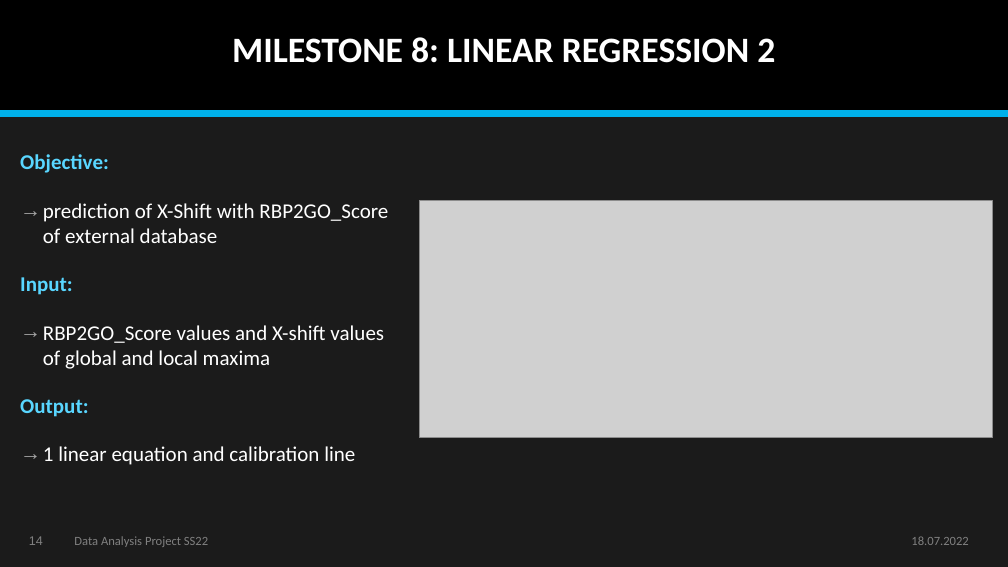
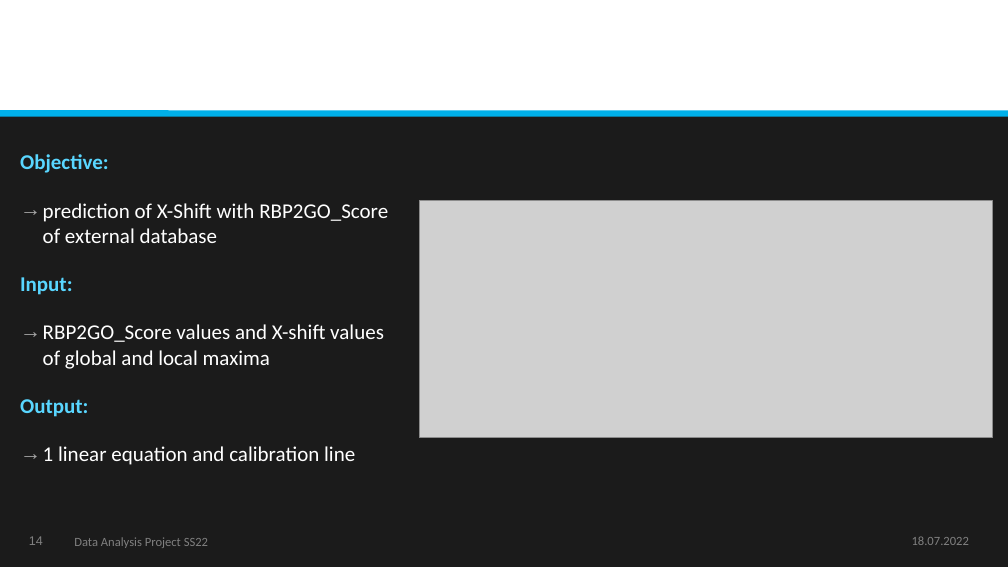
Before and after one commit to datascience-mobi-2022/2022-topic-03-team-04, a slide deck: slide 14 of final/Data Analysis Project SS22_Final Presentation_Topic 3_Team 4.pptx. Drawn at 1008x567 pixels with LibreOffice and Linux fonts; fonts in the diff are those of the drawing; grey boxes stand for pictures. Boxes give left, top, right and bottom in pixels: in the first picture for what was removed or moved away, otherwise in the second. Text is boxed around its words. In the diff, an @@ line names an element or a change of style, - is before the commit and + after.

```diff
--- a/final/Data Analysis Project SS22_Final Presentation_Topic 3_Team 4.pptx
+++ b/final/Data Analysis Project SS22_Final Presentation_Topic 3_Team 4.pptx
@@ rectangle at (x1=0, y1=0, x2=1008, y2=113): fill #000000 to #FFFFFF @@
@@ title removed at (x1=232, y1=37, x2=775, y2=63) @@
-MILESTONE 8: LINEAR REGRESSION 2
```
Also in this commit, not shown: 14 other slides changed, 6 other files.
